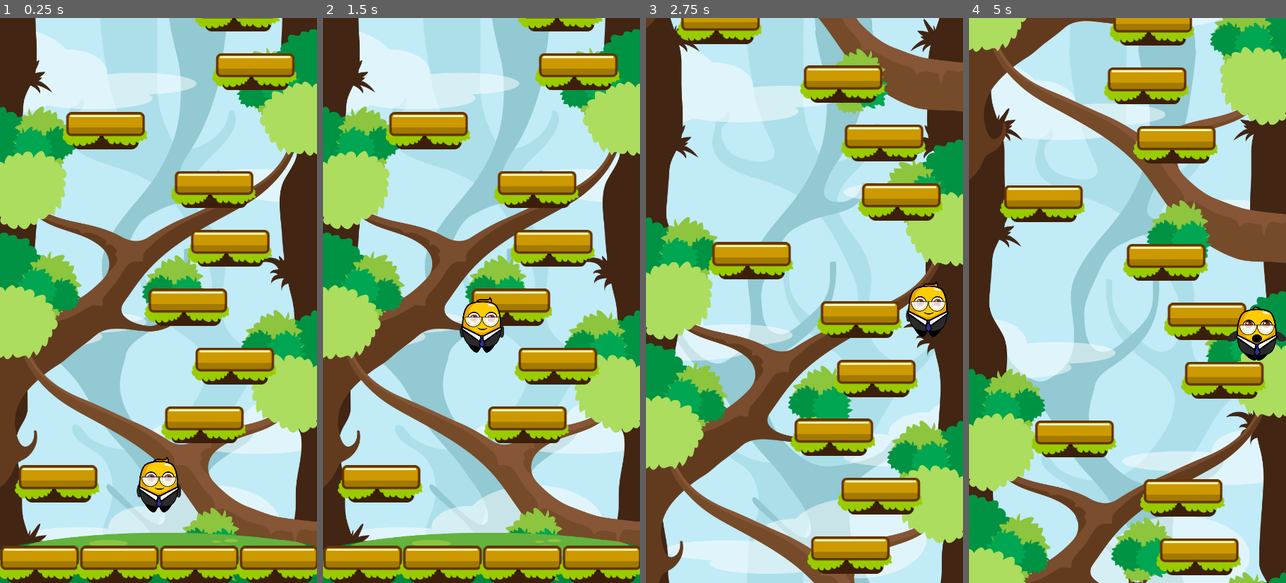
Above: before the commit, frames 1-4 (left to right).
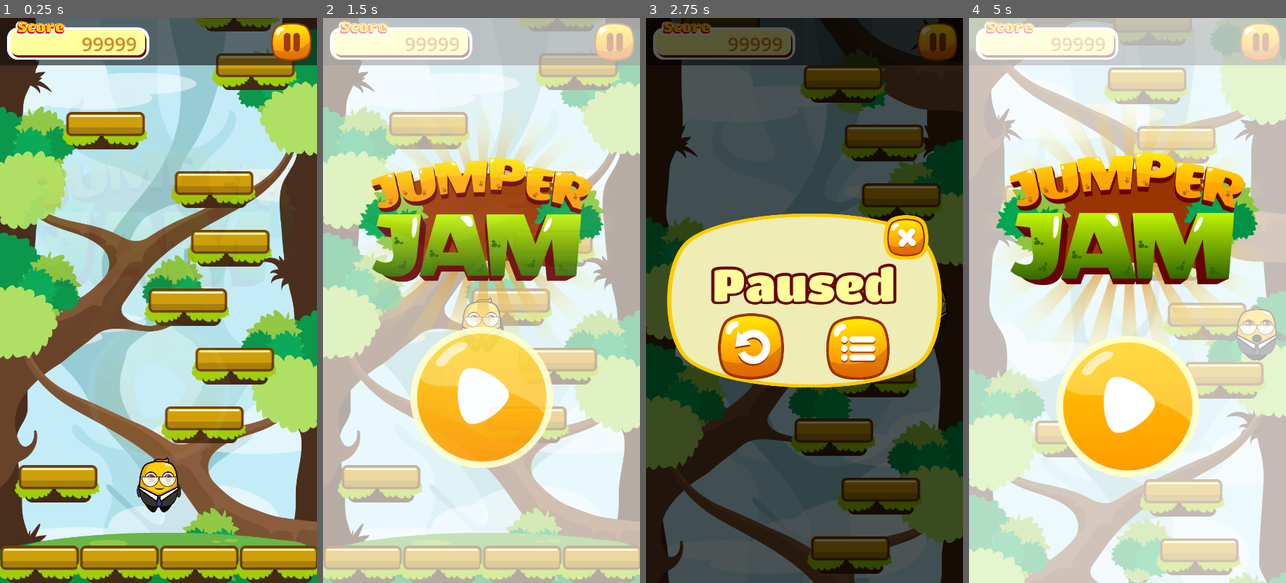
Above: after the commit, the same moments.

Repository: enginpost/Jumper-Jam
Game: Godot game, scene res://scenes/main.tscn
Same seed, same stepped clock (60 frames per second), same inputs: the game is played once before the commit and once after it. Before the commit the project starts from res://scenes/game.tscn.
Inputs (mouse positions are in pixels of both pictures, inside the frame that each line leads up to):
- Up to frame 1 (0.25 s): no input
- Up to frame 2 (1.5 s): click (614, 40) at 0.52 s; click (481, 402) at 1.27 s
- Up to frame 3 (2.75 s): hold D (move_right) from 2.03 s (still down)
- Up to frame 4 (5 s): release D (move_right) at 2.78 s; hold A (move_left) 2.78-3.5 s; click (1073, 345) at 3.52 s; hold D (move_right) from 4.28 s (still down)

The runs differ from the first frame. In frame 1, 8.4% of the frame differs, in the area x 0-100%, y 0-79%; in frame 2, 96%; in frame 3, 99%, in the area x 0-100%, y 0-100%; in frame 4, 94%.

Commit message:
updated game screens

Diff:
--- a/project.godot
+++ b/project.godot
@@ -11,9 +11,13 @@
 [application]
 
 config/name="Jumper Jam"
-run/main_scene="res://scenes/game.tscn"
+run/main_scene="res://scenes/main.tscn"
 config/features=PackedStringArray("4.2", "Mobile")
 config/icon="res://icon.svg"
+
+[autoload]
+
+GameUtility="*res://scripts/utility.gd"
 
 [display]
 
--- a/scenes/game.tscn
+++ b/scenes/game.tscn
@@ -6,6 +6,7 @@
 [ext_resource type="Texture2D" uid="uid://dotu6mgotkgw1" path="res://assets/textures/bg/Layer1.png" id="4_a0qif"]
 [ext_resource type="Texture2D" uid="uid://t07ps47dlsr3" path="res://assets/textures/bg/Layer2.png" id="5_bj2au"]
 [ext_resource type="Texture2D" uid="uid://dl0j3j3n0nmjb" path="res://assets/textures/bg/Layer3.png" id="6_fsnj4"]
+[ext_resource type="PackedScene" uid="uid://d1qo6aqv76ifs" path="res://scenes/hud.tscn" id="7_eyumg"]
 
 [node name="Game" type="Node2D"]
 script = ExtResource("1_w887c")
@@ -39,6 +40,11 @@
 texture = ExtResource("6_fsnj4")
 centered = false
 
+[node name="UILayer" type="CanvasLayer" parent="."]
+layer = 100
+
+[node name="HUD" parent="UILayer" instance=ExtResource("7_eyumg")]
+
 [node name="GroundSprite" type="Sprite2D" parent="."]
 z_index = -10
 position = Vector2(270, 960)
--- /dev/null
+++ b/scenes/game_over_screen.tscn
@@ -0,0 +1,142 @@
+[gd_scene load_steps=9 format=3 uid="uid://bxhgb1wmc3v5s"]
+
+[ext_resource type="Texture2D" uid="uid://bencx1p434ue7" path="res://assets/textures/ui/Box04.png" id="1_ou2h3"]
+[ext_resource type="Script" path="res://scripts/base_screen.gd" id="1_oyjuw"]
+[ext_resource type="Texture2D" uid="uid://dgwaldjk8cgi3" path="res://assets/textures/ui/Welldone.png" id="2_8elbk"]
+[ext_resource type="PackedScene" uid="uid://wx52oeq18sqs" path="res://scenes/screen_button.tscn" id="3_fgr3b"]
+[ext_resource type="Texture2D" uid="uid://dyvms4iolqkdk" path="res://assets/textures/ui/RestartBtn.png" id="4_07xam"]
+[ext_resource type="Texture2D" uid="uid://crtqnm74e2bf" path="res://assets/textures/ui/menuBtn.png" id="5_kjsfp"]
+
+[sub_resource type="LabelSettings" id="LabelSettings_4qtik"]
+font_size = 55
+font_color = Color(0.302904, 0.653096, 0.128089, 1)
+outline_size = 8
+outline_color = Color(0.202099, 0.362645, 0.130641, 1)
+shadow_color = Color(0, 0, 0, 0.427451)
+shadow_offset = Vector2(1, 5.4)
+
+[sub_resource type="LabelSettings" id="LabelSettings_1kssk"]
+font_size = 55
+font_color = Color(0.302904, 0.653096, 0.128089, 1)
+outline_size = 8
+outline_color = Color(0.202099, 0.362645, 0.130641, 1)
+shadow_color = Color(0, 0, 0, 0.427451)
+shadow_offset = Vector2(1, -3.25)
+
+[node name="GameOverScreen" type="Control"]
+layout_mode = 3
+anchors_preset = 15
+anchor_right = 1.0
+anchor_bottom = 1.0
+grow_horizontal = 2
+grow_vertical = 2
+script = ExtResource("1_oyjuw")
+
+[node name="BlackBG" type="ColorRect" parent="."]
+layout_mode = 1
+anchors_preset = 15
+anchor_right = 1.0
+anchor_bottom = 1.0
+grow_horizontal = 2
+grow_vertical = 2
+color = Color(0, 0, 0, 0.666667)
+
+[node name="Box" type="TextureRect" parent="."]
+layout_mode = 1
+anchors_preset = 8
+anchor_left = 0.5
+anchor_top = 0.5
+anchor_right = 0.5
+anchor_bottom = 0.5
+offset_left = -239.0
+offset_top = -278.0
+offset_right = 239.0
+offset_bottom = 226.0
+grow_horizontal = 2
+grow_vertical = 2
+texture = ExtResource("1_ou2h3")
+expand_mode = 1
+
+[node name="TextureRect" type="TextureRect" parent="Box"]
+layout_mode = 1
+anchors_preset = 8
+anchor_left = 0.5
+anchor_top = 0.5
+anchor_right = 0.5
+anchor_bottom = 0.5
+offset_left = -198.0
+offset_top = -183.0
+offset_right = 199.0
+offset_bottom = -86.0
+grow_horizontal = 2
+grow_vertical = 2
+texture = ExtResource("2_8elbk")
+expand_mode = 1
+
+[node name="ScoreLabel" type="Label" parent="Box"]
+layout_mode = 1
+anchors_preset = 8
+anchor_left = 0.5
+anchor_top = 0.5
+anchor_right = 0.5
+anchor_bottom = 0.5
+offset_left = -165.5
+offset_top = -71.0
+offset_right = 165.5
+offset_bottom = 5.0
+grow_horizontal = 2
+grow_vertical = 2
+text = "Score: 99999"
+label_settings = SubResource("LabelSettings_4qtik")
+horizontal_alignment = 1
+
+[node name="HighScoreLabel" type="Label" parent="Box"]
+layout_mode = 1
+anchors_preset = 8
+anchor_left = 0.5
+anchor_top = 0.5
+anchor_right = 0.5
+anchor_bottom = 0.5
+offset_left = -165.0
+offset_top = 24.0
+offset_right = 166.0
+offset_bottom = 100.0
+grow_horizontal = 2
+grow_vertical = 2
+text = "Best: 99999"
+label_settings = SubResource("LabelSettings_1kssk")
+horizontal_alignment = 1
+
+[node name="GameOverRetry" parent="Box" instance=ExtResource("3_fgr3b")]
+layout_mode = 1
+anchors_preset = 8
+anchor_left = 0.5
+anchor_top = 0.5
+anchor_right = 0.5
+anchor_bottom = 0.5
+offset_left = -147.0
+offset_top = 110.0
+offset_right = -35.0
+offset_bottom = 222.0
+grow_horizontal = 2
+grow_vertical = 2
+texture_normal = ExtResource("4_07xam")
+ignore_texture_size = true
+stretch_mode = 0
+
+[node name="GameOverBack" parent="Box" instance=ExtResource("3_fgr3b")]
+layout_mode = 1
+anchors_preset = 8
+anchor_left = 0.5
+anchor_top = 0.5
+anchor_right = 0.5
+anchor_bottom = 0.5
+offset_left = 37.0
+offset_top = 115.0
+offset_right = 145.0
+offset_bottom = 223.0
+grow_horizontal = 2
+grow_vertical = 2
+texture_normal = ExtResource("5_kjsfp")
+ignore_texture_size = true
+stretch_mode = 0
--- /dev/null
+++ b/scenes/hud.tscn
@@ -0,0 +1,69 @@
+[gd_scene load_steps=5 format=3 uid="uid://d1qo6aqv76ifs"]
+
+[ext_resource type="Texture2D" uid="uid://dvqmy7ytguf8y" path="res://assets/textures/ui/ScoreBox.png" id="1_4by0l"]
+[ext_resource type="Script" path="res://scripts/hud.gd" id="1_x3vy5"]
+[ext_resource type="Texture2D" uid="uid://bwesvfowe4fu8" path="res://assets/textures/ui/PauseBtn.png" id="2_ovpti"]
+
+[sub_resource type="LabelSettings" id="LabelSettings_ro2bs"]
+font_size = 33
+font_color = Color(0.822505, 0.505364, 0.0956423, 1)
+
+[node name="HUD" type="Control"]
+layout_mode = 3
+anchors_preset = 15
+anchor_right = 1.0
+anchor_bottom = 1.0
+grow_horizontal = 2
+grow_vertical = 2
+script = ExtResource("1_x3vy5")
+
+[node name="TopBarBG" type="ColorRect" parent="."]
+layout_mode = 1
+anchors_preset = 10
+anchor_right = 1.0
+offset_bottom = 80.0
+grow_horizontal = 2
+color = Color(0, 0, 0, 0.588235)
+
+[node name="TopBar" type="Control" parent="."]
+layout_mode = 1
+anchors_preset = 10
+anchor_right = 1.0
+offset_bottom = 80.0
+grow_horizontal = 2
+
+[node name="ScoreBox" type="TextureRect" parent="TopBar"]
+layout_mode = 0
+offset_left = 12.0
+offset_top = 5.0
+offset_right = 254.0
+offset_bottom = 71.0
+texture = ExtResource("1_4by0l")
+expand_mode = 1
+
+[node name="ScoreLabel" type="Label" parent="TopBar"]
+layout_mode = 0
+offset_left = 30.0
+offset_top = 21.0
+offset_right = 234.0
+offset_bottom = 67.0
+text = "99999"
+label_settings = SubResource("LabelSettings_ro2bs")
+horizontal_alignment = 2
+vertical_alignment = 1
+
+[node name="PauseButton" type="TextureButton" parent="TopBar"]
+layout_mode = 1
+anchors_preset = 1
+anchor_left = 1.0
+anchor_right = 1.0
+offset_left = -78.0
+offset_top = 8.0
+offset_right = -9.0
+offset_bottom = 73.0
+grow_horizontal = 0
+texture_normal = ExtResource("2_ovpti")
+ignore_texture_size = true
+stretch_mode = 0
+
+[connection signal="pressed" from="TopBar/PauseButton" to="." method="_on_pause_button_pressed"]
--- /dev/null
+++ b/scenes/pause_screen.tscn
@@ -0,0 +1,107 @@
+[gd_scene load_steps=8 format=3 uid="uid://ceixwryfk1788"]
+
+[ext_resource type="Texture2D" uid="uid://d4kvgba617vuy" path="res://assets/textures/ui/Box02.png" id="1_mqsma"]
+[ext_resource type="Script" path="res://scripts/base_screen.gd" id="1_nlucf"]
+[ext_resource type="Texture2D" uid="uid://drcafir3dt8s1" path="res://assets/textures/ui/PausedText.png" id="2_6wnmw"]
+[ext_resource type="PackedScene" uid="uid://wx52oeq18sqs" path="res://scenes/screen_button.tscn" id="3_wvd6t"]
+[ext_resource type="Texture2D" uid="uid://dyvms4iolqkdk" path="res://assets/textures/ui/RestartBtn.png" id="4_3srk2"]
+[ext_resource type="Texture2D" uid="uid://crtqnm74e2bf" path="res://assets/textures/ui/menuBtn.png" id="5_twnor"]
+[ext_resource type="Texture2D" uid="uid://bst7wh783rv1e" path="res://assets/textures/ui/Closebtn2.png" id="6_xkalp"]
+
+[node name="PauseScreen" type="Control"]
+layout_mode = 3
+anchors_preset = 15
+anchor_right = 1.0
+anchor_bottom = 1.0
+grow_horizontal = 2
+grow_vertical = 2
+script = ExtResource("1_nlucf")
+
+[node name="BlackBG" type="ColorRect" parent="."]
+layout_mode = 1
+anchors_preset = 15
+anchor_right = 1.0
+anchor_bottom = 1.0
+grow_horizontal = 2
+grow_vertical = 2
+color = Color(0, 0, 0, 0.666667)
+
+[node name="Box" type="TextureRect" parent="."]
+layout_mode = 1
+anchors_preset = 8
+anchor_left = 0.5
+anchor_top = 0.5
+anchor_right = 0.5
+anchor_bottom = 0.5
+offset_left = -234.0
+offset_top = -148.0
+offset_right = 234.0
+offset_bottom = 148.0
+grow_horizontal = 2
+grow_vertical = 2
+texture = ExtResource("1_mqsma")
+expand_mode = 1
+
+[node name="TextureRect" type="TextureRect" parent="Box"]
+layout_mode = 1
+anchors_preset = 8
+anchor_left = 0.5
+anchor_top = 0.5
+anchor_right = 0.5
+anchor_bottom = 0.5
+offset_left = -159.0
+offset_top = -63.0
+offset_right = 157.0
+offset_bottom = 7.0
+grow_horizontal = 2
+grow_vertical = 2
+texture = ExtResource("2_6wnmw")
+expand_mode = 1
+
+[node name="PauseRetry" parent="Box" instance=ExtResource("3_wvd6t")]
+layout_mode = 1
+anchors_preset = 8
+anchor_left = 0.5
+anchor_top = 0.5
+anchor_right = 0.5
+anchor_bottom = 0.5
+offset_left = -147.0
+offset_top = 22.0
+offset_right = -35.0
+offset_bottom = 134.0
+grow_horizontal = 2
+grow_vertical = 2
+texture_normal = ExtResource("4_3srk2")
+ignore_texture_size = true
+stretch_mode = 0
+
+[node name="PauseBack" parent="Box" instance=ExtResource("3_wvd6t")]
+layout_mode = 1
+anchors_preset = 8
+anchor_left = 0.5
+anchor_top = 0.5
+anchor_right = 0.5
+anchor_bottom = 0.5
+offset_left = 37.0
+offset_top = 27.0
+offset_right = 145.0
+offset_bottom = 135.0
+grow_horizontal = 2
+grow_vertical = 2
+texture_normal = ExtResource("5_twnor")
+ignore_texture_size = true
+stretch_mode = 0
+
+[node name="PauseClose" parent="Box" instance=ExtResource("3_wvd6t")]
+layout_mode = 1
+anchors_preset = 1
+anchor_left = 1.0
+anchor_right = 1.0
+offset_left = -99.0
+offset_top = 3.0
+offset_right = -23.0
+offset_bottom = 79.0
+grow_horizontal = 0
+texture_normal = ExtResource("6_xkalp")
+ignore_texture_size = true
+stretch_mode = 0
--- a/scenes/player.tscn
+++ b/scenes/player.tscn
@@ -7,8 +7,8 @@
 [sub_resource type="RectangleShape2D" id="RectangleShape2D_gqm7r"]
 size = Vector2(47, 20)
 
-[sub_resource type="Animation" id="Animation_q3lep"]
-resource_name = "fall"
+[sub_resource type="Animation" id="Animation_pemsd"]
+length = 0.001
 tracks/0/type = "value"
 tracks/0/imported = false
 tracks/0/enabled = true
@@ -46,8 +46,8 @@
 "values": [Vector2(0.35, 0.35)]
 }
 
-[sub_resource type="Animation" id="Animation_pemsd"]
-length = 0.001
+[sub_resource type="Animation" id="Animation_q3lep"]
+resource_name = "fall"
 tracks/0/type = "value"
 tracks/0/imported = false
 tracks/0/enabled = true
--- /dev/null
+++ b/scenes/screen_button.tscn
@@ -0,0 +1,10 @@
+[gd_scene load_steps=2 format=3 uid="uid://wx52oeq18sqs"]
+
+[ext_resource type="Script" path="res://scripts/screen_button.gd" id="1_sbtck"]
+
+[node name="ScreenButton" type="TextureButton" groups=["buttons"]]
+offset_right = 40.0
+offset_bottom = 40.0
+script = ExtResource("1_sbtck")
+
+[connection signal="pressed" from="." to="." method="_on_pressed"]
--- a/scenes/screens.tscn
+++ b/scenes/screens.tscn
@@ -1,6 +1,99 @@
-[gd_scene load_steps=2 format=3 uid="uid://d2ilicpdv7f5d"]
+[gd_scene load_steps=7 format=3 uid="uid://d2ilicpdv7f5d"]
 
 [ext_resource type="Script" path="res://scripts/screens.gd" id="1_cmnqx"]
+[ext_resource type="PackedScene" uid="uid://vyefcuir7r74" path="res://scenes/title_screen.tscn" id="2_kpl5t"]
+[ext_resource type="Texture2D" uid="uid://nnfjpohwgikj" path="res://assets/textures/ui/gear.png" id="2_vx1h1"]
+[ext_resource type="PackedScene" uid="uid://bxhgb1wmc3v5s" path="res://scenes/game_over_screen.tscn" id="4_hmu5c"]
+[ext_resource type="PackedScene" uid="uid://ceixwryfk1788" path="res://scenes/pause_screen.tscn" id="4_mhhfc"]
+
+[sub_resource type="LabelSettings" id="LabelSettings_6u1qe"]
+line_spacing = 5.0
+font_size = 20
 
 [node name="Screens" type="CanvasLayer"]
+layer = 101
 script = ExtResource("1_cmnqx")
+
+[node name="TitleScreen" parent="." instance=ExtResource("2_kpl5t")]
+
+[node name="PauseScreen" parent="." instance=ExtResource("4_mhhfc")]
+visible = false
+
+[node name="GameOverScreen" parent="." instance=ExtResource("4_hmu5c")]
+visible = false
+
+[node name="Debug" type="Control" parent="."]
+visible = false
+z_index = 4096
+layout_mode = 3
+anchors_preset = 15
+anchor_right = 1.0
+anchor_bottom = 1.0
+grow_horizontal = 2
+grow_vertical = 2
+mouse_filter = 2
+
+[node name="ConsoleLog" type="Control" parent="Debug" groups=["debug_console"]]
+layout_mode = 1
+anchors_preset = 15
+anchor_right = 1.0
+anchor_bottom = 1.0
+grow_horizontal = 2
+grow_vertical = 2
+
+[node name="BlackBG" type="ColorRect" parent="Debug/ConsoleLog"]
+layout_mode = 1
+anchors_preset = 15
+anchor_right = 1.0
+anchor_bottom = 1.0
+grow_horizontal = 2
+grow_vertical = 2
+color = Color(0, 0, 0, 0.666667)
+
+[node name="BuildNoLabel" type="Label" parent="Debug/ConsoleLog"]
+layout_mode = 1
+anchors_preset = 5
+anchor_left = 0.5
+anchor_right = 0.5
+offset_left = -265.0
+offset_top = 12.0
+offset_right = 265.0
+offset_bottom = 35.0
+grow_horizontal = 2
+text = "Build 0.1.0"
+
+[node name="ScrollContainer" type="ScrollContainer" parent="Debug/ConsoleLog"]
+layout_mode = 1
+anchors_preset = 15
+anchor_right = 1.0
+anchor_bottom = 1.0
+offset_left = 42.0
+offset_top = 41.0
+offset_right = -42.0
+offset_bottom = -41.0
+grow_horizontal = 2
+grow_vertical = 2
+
+[node name="VBoxContainer" type="VBoxContainer" parent="Debug/ConsoleLog/ScrollContainer"]
+layout_mode = 2
+size_flags_horizontal = 3
+size_flags_vertical = 3
+
+[node name="LogLabel" type="Label" parent="Debug/ConsoleLog/ScrollContainer/VBoxContainer"]
+layout_mode = 2
+label_settings = SubResource("LabelSettings_6u1qe")
+autowrap_mode = 3
+
+[node name="ToggleConsole" type="TextureButton" parent="Debug"]
+layout_mode = 1
+anchors_preset = 2
+anchor_top = 1.0
+anchor_bottom = 1.0
+offset_top = -54.0
+offset_right = 54.0
+grow_vertical = 0
+texture_normal = ExtResource("2_vx1h1")
+ignore_texture_size = true
+stretch_mode = 0
+
+[connection signal="pressed" from="Debug/ToggleConsole" to="." method="_on_toggle_console_pressed"]
--- /dev/null
+++ b/scenes/title_screen.tscn
@@ -0,0 +1,161 @@
+[gd_scene load_steps=8 format=3 uid="uid://vyefcuir7r74"]
+
+[ext_resource type="Script" path="res://scripts/base_screen.gd" id="1_iri5a"]
+[ext_resource type="Texture2D" uid="uid://6325ntlqsv3b" path="res://assets/textures/ui/BigLogo.png" id="1_lglvn"]
+[ext_resource type="PackedScene" uid="uid://wx52oeq18sqs" path="res://scenes/screen_button.tscn" id="2_ei56v"]
+[ext_resource type="Texture2D" uid="uid://bb5365ffp70cs" path="res://assets/textures/ui/PlayBtn.png" id="3_iyk1k"]
+
+[sub_resource type="Animation" id="Animation_qadvd"]
+resource_name = "animate_play_button"
+length = 2.0
+loop_mode = 1
+tracks/0/type = "value"
+tracks/0/imported = false
+tracks/0/enabled = true
+tracks/0/path = NodePath("Control/TitlePlay:position")
+tracks/0/interp = 2
+tracks/0/loop_wrap = true
+tracks/0/keys = {
+"times": PackedFloat32Array(0, 1),
+"transitions": PackedFloat32Array(1, 1),
+"update": 0,
+"values": [Vector2(-101.5, 50), Vector2(-101.5, 80)]
+}
+tracks/1/type = "value"
+tracks/1/imported = false
+tracks/1/enabled = true
+tracks/1/path = NodePath("Control/Logo:size")
+tracks/1/interp = 2
+tracks/1/loop_wrap = true
+tracks/1/keys = {
+"times": PackedFloat32Array(0.5, 1.5),
+"transitions": PackedFloat32Array(1, 1),
+"update": 0,
+"values": [Vector2(526, 526), Vector2(461.885, 462)]
+}
+tracks/2/type = "value"
+tracks/2/imported = false
+tracks/2/enabled = true
+tracks/2/path = NodePath("Control/Logo:position")
+tracks/2/interp = 2
+tracks/2/loop_wrap = true
+tracks/2/keys = {
+"times": PackedFloat32Array(0.5, 1.5),
+"transitions": PackedFloat32Array(1, 1),
+"update": 0,
+"values": [Vector2(-243, -356), Vector2(-211, -323.93)]
+}
+
+[sub_resource type="Animation" id="Animation_il4yf"]
+length = 0.001
+tracks/0/type = "value"
+tracks/0/imported = false
+tracks/0/enabled = true
+tracks/0/path = NodePath("Control/TitlePlay:position")
+tracks/0/interp = 1
+tracks/0/loop_wrap = true
+tracks/0/keys = {
+"times": PackedFloat32Array(0),
+"transitions": PackedFloat32Array(1),
+"update": 0,
+"values": [Vector2(-101, 50)]
+}
+tracks/1/type = "value"
+tracks/1/imported = false
+tracks/1/enabled = true
+tracks/1/path = NodePath("Control/Logo:size")
+tracks/1/interp = 1
+tracks/1/loop_wrap = true
+tracks/1/keys = {
+"times": PackedFloat32Array(0),
+"transitions": PackedFloat32Array(1),
+"update": 0,
+"values": [Vector2(461.885, 462)]
+}
+tracks/2/type = "value"
+tracks/2/imported = false
+tracks/2/enabled = true
+tracks/2/path = NodePath("Control/Logo:position")
+tracks/2/interp = 1
+tracks/2/loop_wrap = true
+tracks/2/keys = {
+"times": PackedFloat32Array(0),
+"transitions": PackedFloat32Array(1),
+"update": 0,
+"values": [Vector2(-211, -323.93)]
+}
+
+[sub_resource type="AnimationLibrary" id="AnimationLibrary_l6f4j"]
+_data = {
+"RESET": SubResource("Animation_il4yf"),
+"animate_play_button": SubResource("Animation_qadvd")
+}
+
+[node name="TitleScreen" type="Control"]
+layout_mode = 3
+anchors_preset = 15
+anchor_right = 1.0
+anchor_bottom = 1.0
+grow_horizontal = 2
+grow_vertical = 2
+script = ExtResource("1_iri5a")
+
+[node name="ColorRect" type="ColorRect" parent="."]
+layout_mode = 1
+anchors_preset = 15
+anchor_right = 1.0
+anchor_bottom = 1.0
+grow_horizontal = 2
+grow_vertical = 2
+color = Color(1, 1, 1, 0.694118)
+
+[node name="AnimationPlayer" type="AnimationPlayer" parent="."]
+libraries = {
+"": SubResource("AnimationLibrary_l6f4j")
+}
+autoplay = "animate_play_button"
+
+[node name="Control" type="Control" parent="."]
+layout_mode = 1
+anchors_preset = 8
+anchor_left = 0.5
+anchor_top = 0.5
+anchor_right = 0.5
+anchor_bottom = 0.5
+offset_left = -20.0
+offset_top = -20.0
+offset_right = 20.0
+offset_bottom = 20.0
+grow_horizontal = 2
+grow_vertical = 2
+
+[node name="Logo" type="TextureRect" parent="Control"]
+layout_mode = 1
+anchors_preset = 8
+anchor_left = 0.5
+anchor_top = 0.5
+anchor_right = 0.5
+anchor_bottom = 0.5
+offset_left = -211.0
+offset_top = -323.93
+offset_right = 250.885
+offset_bottom = 138.07
+grow_horizontal = 2
+grow_vertical = 2
+texture = ExtResource("1_lglvn")
+expand_mode = 1
+
+[node name="TitlePlay" parent="Control" instance=ExtResource("2_ei56v")]
+layout_mode = 1
+anchors_preset = 8
+anchor_left = 0.5
+anchor_top = 0.5
+anchor_right = 0.5
+anchor_bottom = 0.5
+offset_left = -101.0
+offset_top = 50.0
+offset_right = 142.0
+offset_bottom = 290.0
+grow_horizontal = 2
+grow_vertical = 2
+texture_normal = ExtResource("3_iyk1k")
--- /dev/null
+++ b/scripts/base_screen.gd
@@ -0,0 +1,19 @@
+extends Control
+
+func _ready():
+	visible = false
+	modulate.a = 0.0
+	# ensure all screen buttons are disabled
+	get_tree().call_group("buttons","set_disabled", true)
+
+func appear():
+	visible = true
+	modulate.a = 0.0
+	var animation = get_tree().create_tween()
+	return animation.tween_property(self, "modulate:a", 1.0, 1.0).set_trans(Tween.TRANS_CUBIC)
+
+func disappear():
+	get_tree().call_group("buttons", "set_disabled",true)
+	self.modulate.a = 1.0
+	var animation = get_tree().create_tween()
+	return animation.tween_property(self, "modulate:a", 0.0, 0.5).set_trans(Tween.TRANS_CUBIC)
--- /dev/null
+++ b/scripts/hud.gd
@@ -0,0 +1,5 @@
+extends Control
+
+
+func _on_pause_button_pressed():
+	pass # Replace with function body.
--- a/scripts/player.gd
+++ b/scripts/player.gd
@@ -6,13 +6,18 @@
 
 var viewport_size
 var speed = 300.0
+var accelerometer_speed = 130
 var gravity = 15.0
 var max_fall_velocity = 1000.0
 var jump_velocity = -800.0
+var use_accelerometer:bool
 
 # Called when the node enters the scene tree for the first time.
 func _ready():
 	viewport_size = get_viewport_rect().size
+	use_accelerometer = false
+	if OS.get_name() == "Android":
+		use_accelerometer = true
 
 
 # Called every frame. 'delta' is the elapsed time since the previous frame.
@@ -31,18 +36,23 @@
 	if velocity.y > max_fall_velocity:
 		velocity.y = max_fall_velocity
 
-	# move_left = -1 while move_right = 1
-	var direction = Input.get_axis("move_left", "move_right")
-	# if we have a valid directional input (any number not zero) then
-	if direction:
-		# set the horizontal position = spee (300) to the right (1) or the left(-1)
-		velocity.x = direction * speed
+	if use_accelerometer:
+		var accelerometer_movement = Input.get_accelerometer()
+		velocity.x = accelerometer_movement.x * accelerometer_speed
+		#GameUtility.debug_log("tilt x:" + str(velocity.x))
+	else:
+		# move_left = -1 while move_right = 1
+		var direction = Input.get_axis("move_left", "move_right")
+		# if we have a valid directional input (any number not zero) then
+		if direction:
+			# set the horizontal position = spee (300) to the right (1) or the left(-1)
+			velocity.x = direction * speed
 
-	else:
-		# immediately stop the movement
-		# if you want the player to gradually stop, then
-		# divide the speed by like a quarter of it's value
-		velocity.x = move_toward(velocity.x, 0, speed)
+		else:
+			# immediately stop the movement
+			# if you want the player to gradually stop, then
+			# divide the speed by like a quarter of it's value
+			velocity.x = move_toward(velocity.x, 0, speed)
 	# go ahead and make the move
 	move_and_slide()
 	teleport_at_the_edges()
@@ -61,3 +71,4 @@
 
 func jump():
 	velocity.y = jump_velocity
+	# GameUtility.debug_log("auto jumped!")
--- /dev/null
+++ b/scripts/screen_button.gd
@@ -0,0 +1,9 @@
+extends TextureButton
+
+class_name ScreenButton
+
+signal clicked(button)
+
+func _on_pressed():
+
+	clicked.emit(self)
--- a/scripts/screens.gd
+++ b/scripts/screens.gd
@@ -1,11 +1,65 @@
 extends CanvasLayer
 
+@onready var console = $Debug/ConsoleLog
+
+@onready var title_screen = $TitleScreen
+@onready var pause_screen = $PauseScreen
+@onready var game_over_screen = $GameOverScreen
+
+var current_screen = null
 
 # Called when the node enters the scene tree for the first time.
 func _ready():
-	pass # Replace with function body.
-
+	console.visible = false
+	register_buttons()
+	change_screen(title_screen)
 
 # Called every frame. 'delta' is the elapsed time since the previous frame.
-func _process(delta):
+func _process(_delta):
 	pass
+
+func _on_toggle_console_pressed():
+	# Toggles the visibility of the debug console we created in the game
+	console.visible = !console.visible
+
+func register_buttons():
+	# we put the reusable TextureButton that is the SCREEN_BUTTON into a group called "buttons"
+	var buttons = get_tree().get_nodes_in_group("buttons")
+	# now that we have an array of our UI buttons we check to be sure there is at least one
+	if buttons.size() > 0:
+		for button in buttons:
+			# we added a class_name of ScreenButton to the Screen_button script so we can test it here
+			# to be sure the button is the right kind of button
+			if button is ScreenButton:
+				# now we connect all buttons in the group to the local callback function below
+				button.clicked.connect(_on_button_pressed)
+
+func _on_button_pressed(button):
+	match button.name:
+		"TitlePlay":
+			change_screen(pause_screen)
+		"PauseRetry":
+			change_screen(title_screen)
+		"PauseBack":
+			change_screen(game_over_screen)
+		"PauseClose":
+			change_screen(title_screen)
+		"GameOverRetry":
+			change_screen(title_screen)
+		"GameOverBack":
+			change_screen(pause_screen)
+
+func change_screen(new_screen):
+	if current_screen != null:
+		# make the current screen disappear
+		var tween_invisible = current_screen.disappear()
+		await tween_invisible.finished
+		# once you set visible = false the UI stops interacting, which is what we want
+		current_screen.visible = false
+	current_screen = new_screen
+	if current_screen != null:
+		var tween_visible = current_screen.appear()
+		# after the new screen is done appearing, then enable the buttons again
+		# remember that the buttons on invisible screen will remain disabled
+		await tween_visible.finished
+		get_tree().call_group("buttons", "set_disabled",false)
--- /dev/null
+++ b/scripts/utility.gd
@@ -0,0 +1,15 @@
+extends Node
+# in order to make this script available everywhere I go into Project Settings
+# the AutoLoad tab, then select the script and give it a nickname
+# and add it. Then you can reference the nickname anywhere in the code like a singleton.
+
+func debug_log(message:String):
+	# To find the ConsoleLog I needed to select it in the outliner
+	# and go to Node in the inspector, then Groups and add it to a group to search below
+	var console = get_tree().get_first_node_in_group("debug_console")
+	if console:
+		var log_label = console.find_child("LogLabel")
+		if log_label:
+			if !log_label.text.is_empty():
+				log_label += "\n"
+			log_label.text += message
Not shown, changed: export_presets.cfg
Not shown: 1 places in scenes/game.tscn that only renumber resources
